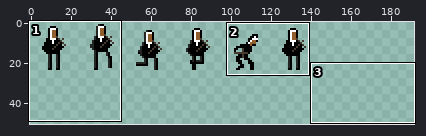
Sprite sheet: assets/graphics/nun.png. The picture above shows the old version from afar; the outline marks the close-up.
Close-up. Earlier state:
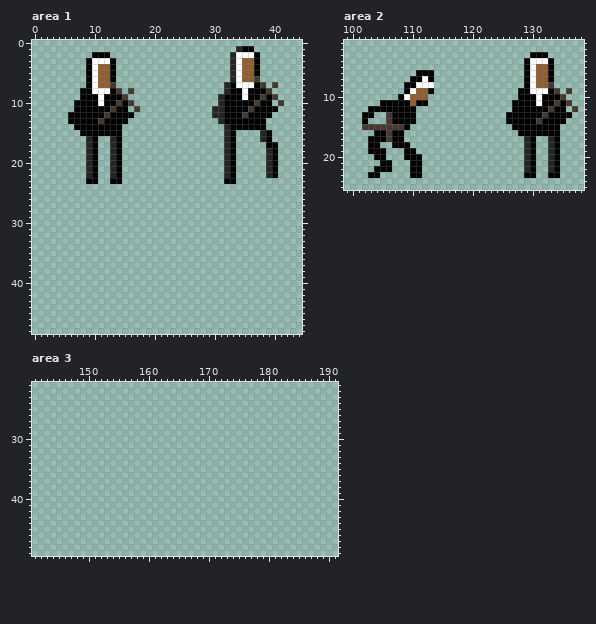
The file is 192x96 pixels. Shown: area 1: x 0..44, y 0..48; area 2: x 99..138, y 1..25; area 3: x 141..191, y 21..49. The wide view leaves out empty margins.
Once edited:
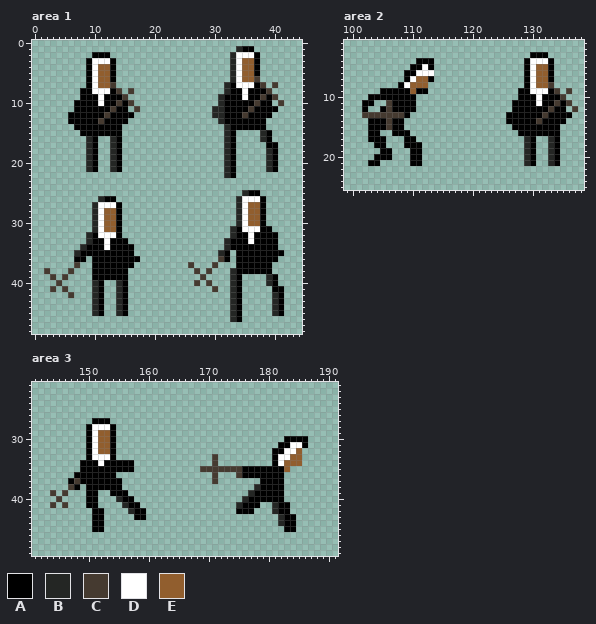
Palette (. is transparent): A #000000  B #242624  C #453a30  D #ffffff  E #915e2e
The edit:
--- area 1
@@ x 0..44 @@
 21 .........BA..BA.................BA.....BA....
-22 .........BA..BA.................BA.....BA....
-23 .........AA..AA.................AA...........
+22 ................................BA...........
+23 .............................................
 24 .............................................
-25 .............................................
-26 .............................................
-27 .............................................
-28 .............................................
-29 .............................................
-30 .............................................
-31 .............................................
-32 .............................................
-33 .............................................
-34 .............................................
-35 .............................................
-36 .............................................
-37 .............................................
-38 .............................................
-39 .............................................
-40 .............................................
-41 .............................................
-42 .............................................
-43 .............................................
-44 .............................................
-45 .............................................
-46 .............................................
+25 ...................................BAA.......
+26 ...........BAA....................BDDDA......
+27 ..........BDDDA...................BDEEA......
+28 ..........BDEEA...................BDEEA......
+29 ..........BDEEA...................BDEEA......
+30 ..........BDEEA...................BDEEA......
+31 ..........BDEEA..................BADDDAA.....
+32 .........BADDDA..................BAADAAAA....
+33 .........BAADAAA................BAAADAAAA....
+34 ........BAAADAAAA...............BAAAAAAAA....
+35 .......BAAAAAAAAA..............BA.AAAAAAAA...
+36 .......AA.AAAAAAAA.............CA.AAAAAAA....
+37 .......C..AAAAAAA.........C...C...AAAAAA.....
+38 ..C...C...AAAAAA...........C.C...BAAAAAA.....
+39 ...C.C....AAAAAA............C....BA....BA....
+40 ....C.....BA..BA...........C.C...BA....BA....
+41 ...C.C....BA..BA..............C..BA.....AA...
+42 ......C...BA..BA.................BA.....BA...
+43 ..........BA..BA.................BA.....BA...
+44 ..........BA..BA.................BA.....BA...
+45 ..........BA..BA.................BA.....BA...
+46 .................................BA..........
 47 .............................................
--- area 2
@@ x 99..138 @@
  3 ...............................AAA......
- 4 ..............................ADDDA.....
- 5 ..............................ADEEA.....
- 6 ............AAA...............ADEEA.....
- 7 ...........AADA...............ADEEA.....
- 8 ..........AADDD...............ADEEC.....
- 9 ..........ADEEA..............AADDDAC.C..
-10 .........ADEEE...............AAADAAAC...
-11 ......AAAAAEAA..............AAAADAACAC..
-12 ....AAAAAAAA................AAAAAACAA.C.
-13 ...AA..CAAAA...............AAAAAACAAAA..
-14 ...A...CAAAA...............AAAAACAAAA...
-15 ...CCCCCCCA.................AAAAAAAA....
-16 .....AACAA...................AAAAAAA....
-17 ....AAACAA....................BA..BA....
-18 ....AA..AAA...................BA..BA....
-19 ....AAA...AA..................BA..BA....
-20 .....AA...AAA.................BA..BA....
-21 ......AA...AA.................BA..BA....
-22 .....AAA...AA.................BA..BA....
-23 ....AA.....AA.................AA..AA....
+ 4 ............AAA...............ADDDA.....
+ 5 ...........AADA...............ADEEA.....
+ 6 ..........AADDD...............ADEEA.....
+ 7 ..........ADEEA...............ADEEA.....
+ 8 .........ADEEE................ADEEC.....
+ 9 ......AAAAAEAA...............AADDDAC.C..
+10 ....AAAAAAAA.................AAADAAAC...
+11 ...AA..CAAAA................AAAADAACAC..
+12 ...A..ACAAAA................AAAAAACAA.C.
+13 ...CCCCCCCA................AAAAAACAAAA..
+14 ....AAACAA.................AAAAACAAAA...
+15 ....AAACAA..................AAAAAAAA....
+16 ....AA..AAA..................AAAAAAA....
+17 ....AAA...AA..................BA..BA....
+18 .....AA...AAA.................BA..BA....
+19 ......AA...AA.................BA..BA....
+20 .....AAA...AA.................BA..BA....
+21 ....AA.....AA.................BA..BA....
+22 ........................................
+23 ........................................
 24 ........................................
--- area 3
@@ x 141..191 @@
 26 ...................................................
-27 ...................................................
-28 ...................................................
-29 ...................................................
-30 ...................................................
-31 ...................................................
-32 ...................................................
-33 ...................................................
-34 ...................................................
-35 ...................................................
-36 ...................................................
-37 ...................................................
-38 ...................................................
-39 ...................................................
-40 ...................................................
-41 ...................................................
-42 ...................................................
-43 ...................................................
-44 ...................................................
-45 ...................................................
+27 ..........AAA......................................
+28 .........ADDDA.....................................
+29 .........ADEEA.....................................
+30 .........ADEEA............................AAAA.....
+31 .........ADEEA...........................AADDA.....
+32 .........ADEEA..........................AADDE......
+33 .........ADDDA................C.........ADDEE......
+34 ........AAADAAAAA.............C.........ADEEE......
+35 ........AAAAAAAAA...........CCCCCCCAAAAAAAE........
+36 .......AAAAAAA................C...CAAAAAAA.........
+37 ......ACAAAAAAA...............C.......AAAA.........
+38 ......CA.AAAAAA......................BAAAA.........
+39 ...C.C...AA..AAA....................BAAAAA.........
+40 ....C....AA...BAA..................BAAAAAA.........
+41 ...C.C...AA....BAA................BAAA..BAA........
+42 ..........AA....BAA...............AAA...BAA........
+43 ..........AA.....AA......................BAA.......
+44 ..........AA.............................BAA.......
+45 ..........AA..............................AA.......
 46 ...................................................
Pixel boxes of the changes (left, top, right, bottom) in both close-ups:
changed: (44, 172, 140, 316)
changed: (188, 172, 284, 322)
changed: (362, 58, 434, 178)
erased: (524, 166, 560, 178)
added: (50, 418, 146, 532)
added: (200, 436, 308, 532)
